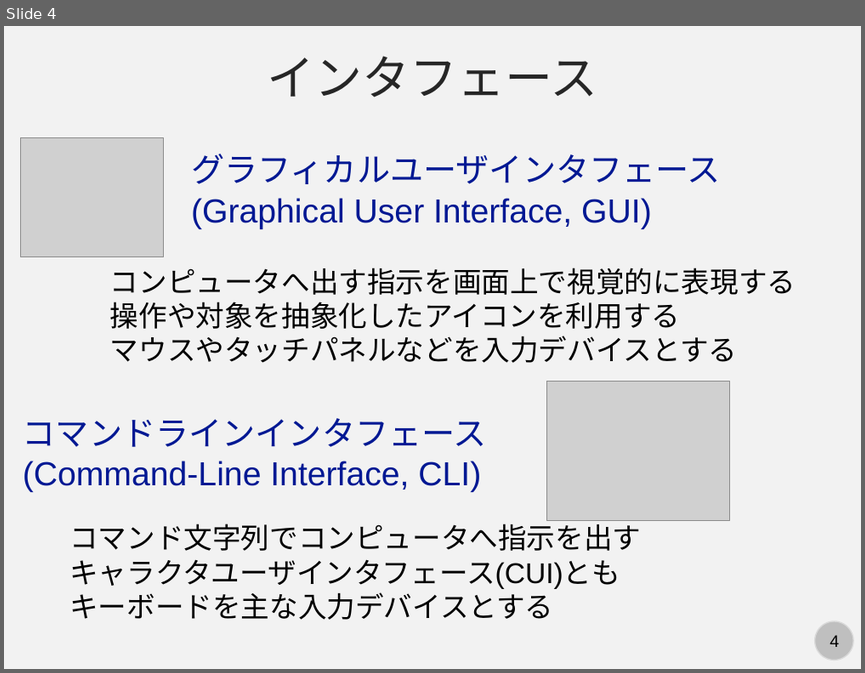
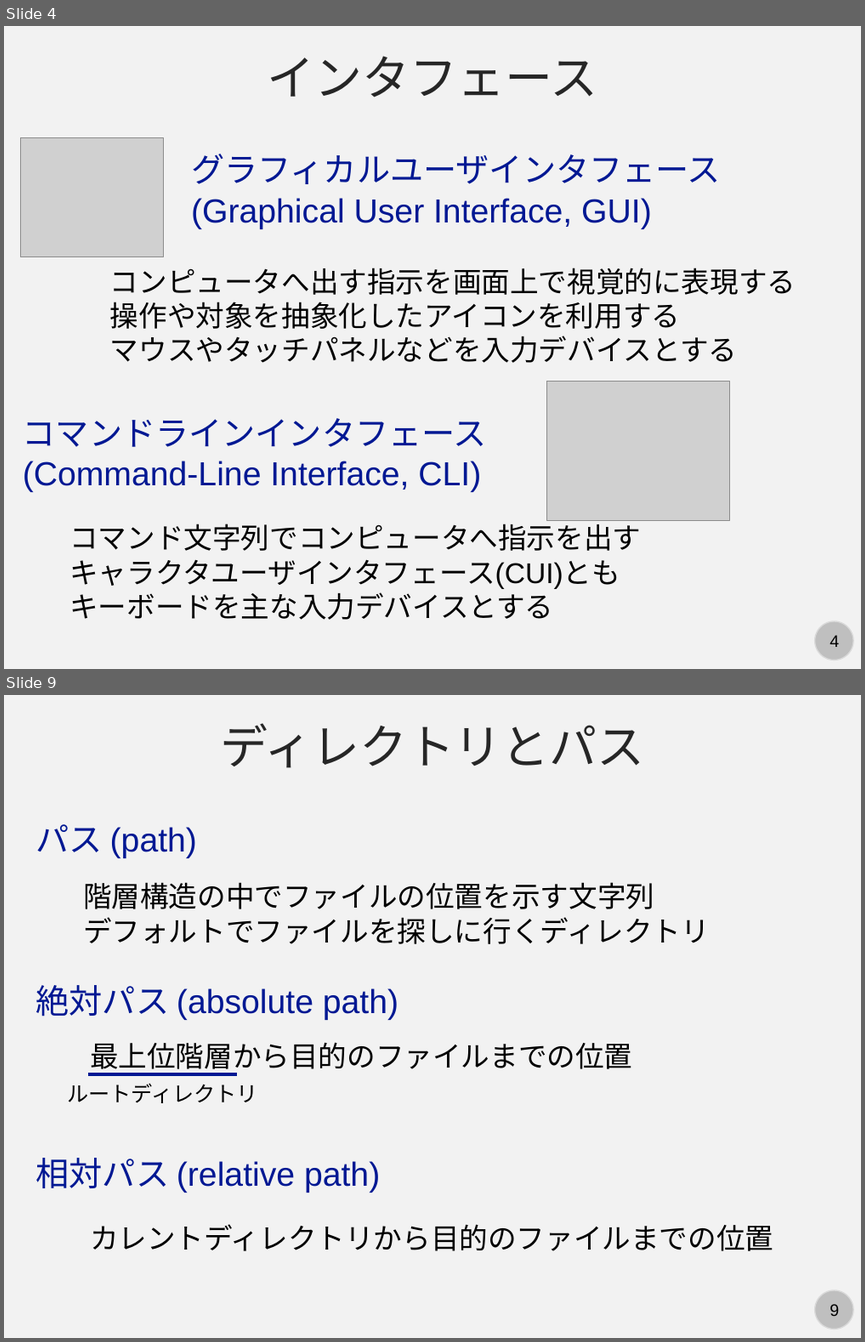
Before and after one commit to kaityo256/github, a slide deck: command/fig/slide.pptx. Shown one above the other, each under a label of ours: slide 4 before the commit, slides 4 and 9 after it; the slides between them are not shown. The pictures are 865x673 and 865x1342 pixels, drawn with LibreOffice and Linux fonts; fonts in the diff are those of the drawing; grey boxes stand for pictures. Boxes give left, top, right and bottom in pixels: in the first picture for what was removed or moved away, otherwise in the second. Text is boxed around its words. In the diff, an @@ line names an element or a change of style, - is before the commit and + after.

```diff
--- a/command/fig/slide.pptx
+++ b/command/fig/slide.pptx
@@ slide 9 added at [4,695,861,1338], background #F2F2F2; not listed: 2 template elements that a slide beside it also shows @@
@@ text added at [220,723,645,768], 40 pt, text #262626 @@
+ディレクトリとパス
@@ text added at [36,824,197,858], 28 pt, text #011893 @@
+パス (path)
@@ text added at [83,882,710,944], 24 pt, text #000000 @@
+階層構造の中でファイルの位置を示す文字列
+デフォルトでファイルを探しに行くディレクトリ
@@ text added at [36,985,398,1020], 28 pt, text #011893 @@
+絶対パス (absolute path)
@@ text added at [90,1042,632,1074], 24 pt, text #000000 @@
+最上位階層から目的のファイルまでの位置
@@ line added from (237, 1075) to (88, 1075), #011893 3 pt @@
@@ text added at [67,1083,258,1103], 18 pt, text #000000 @@
+ルートディレクトリ
@@ text added at [36,1157,380,1192], 28 pt, text #011893 @@
+相対パス (relative path)
@@ text added at [90,1224,773,1251], 24 pt, text #000000 @@
+カレントディレクトリから目的のファイルまでの位置
```
Also in this commit, not shown: 1 slide changed, 13 other slides added, 1 slide removed.
